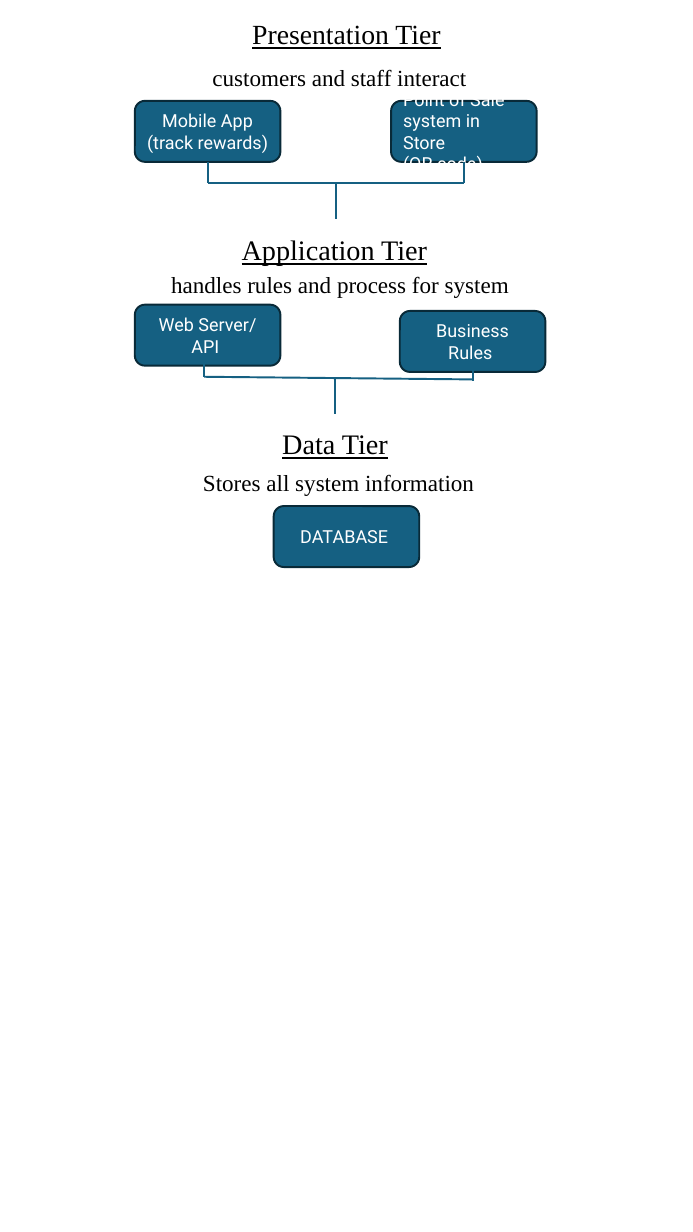
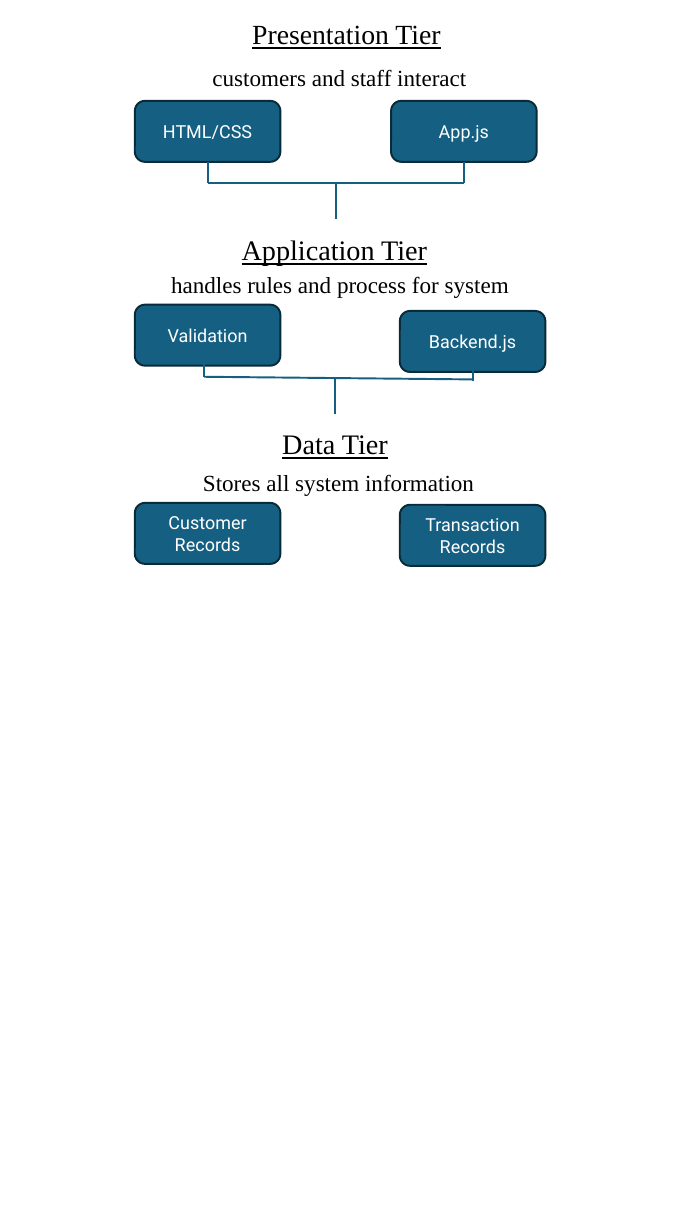
Before and after one commit to UH-MIS3371/MIS3371-Section10129-Group4, a slide deck: slide 1 of docs/Milestone 2(3) System Design/MIS3371-Three-Tier-Architecture.pptx. Drawn at 693x1232 pixels with LibreOffice and Linux fonts; fonts in the diff are those of the drawing. Boxes give left, top, right and bottom in pixels: in the first picture for what was removed or moved away, otherwise in the second. Text is boxed around its words. In the diff, an @@ line names an element or a change of style, - is before the commit and + after.

```diff
--- a/docs/Milestone 2(3) System Design/MIS3371-Three-Tier-Architecture.pptx
+++ b/docs/Milestone 2(3) System Design/MIS3371-Three-Tier-Architecture.pptx
@@ text in rounded rectangle at <box>163,125,252,139</box>: text changed @@
-Mobile App
-(track rewards)
+HTML/CSS
@@ text in rounded rectangle at <box>439,125,489,142</box>: text changed @@
-Point of Sale system in Store
-(QR code)
+App.js
@@ text in rounded rectangle at <box>168,328,248,342</box>: text changed @@
-Web Server/ API
+Validation
@@ text in rounded rectangle at <box>429,334,516,352</box>: text changed @@
-Business Rules
+Backend.js
@@ rounded rectangle added at <box>135,503,281,564</box>, fill #156082, outline #092A39 1.5 pt, 14 pt, text #FFFFFF @@
+Customer Records
@@ rounded rectangle "Transaction Records": place and size @@
-rounded rectangle "Transaction Records" at <box>274,506,419,567</box>
+rounded rectangle "Transaction Records" at <box>400,505,546,565</box>
@@ text in rounded rectangle at <box>425,518,519,553</box>: text changed @@
-DATABASE
+Transaction Records
```
Also in this commit, not shown: 7 other files.
